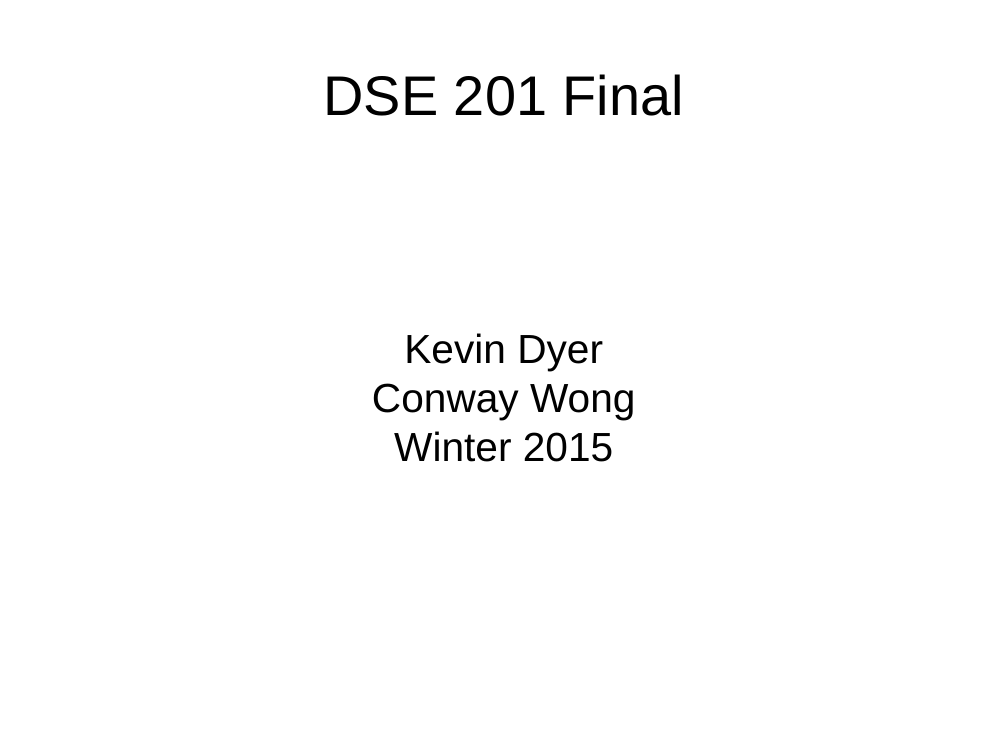
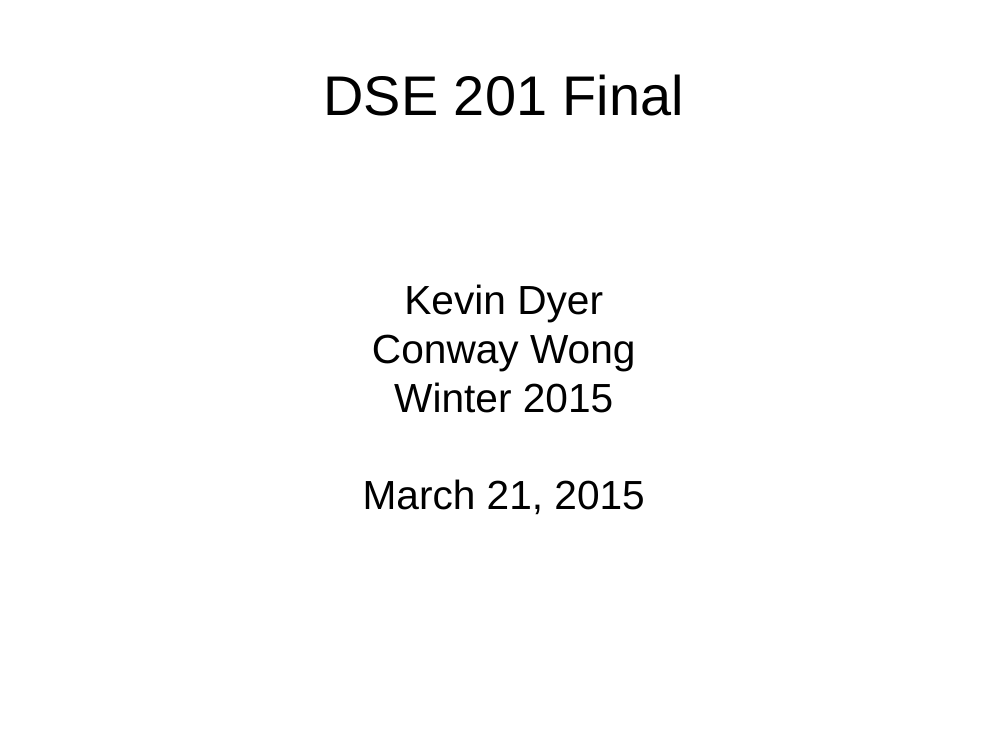
Before and after one commit to afcarl/dse201_final, a slide deck: slide 1 of dse201_final_report.odp. Drawn at 1008x756 pixels with LibreOffice and Linux fonts; fonts in the diff are those of the drawing. Boxes give left, top, right and bottom in pixels: in the first picture for what was removed or moved away, otherwise in the second. Text is boxed around its words. In the diff, an @@ line names an element or a change of style, - is before the commit and + after.

```diff
--- a/dse201_final_report.odp
+++ b/dse201_final_report.odp
@@ subtitle at (363, 479, 644, 515): paragraph added @@
+March 21, 2015
```
Also in this commit, not shown: 9 other slides changed, 17 slides added.
